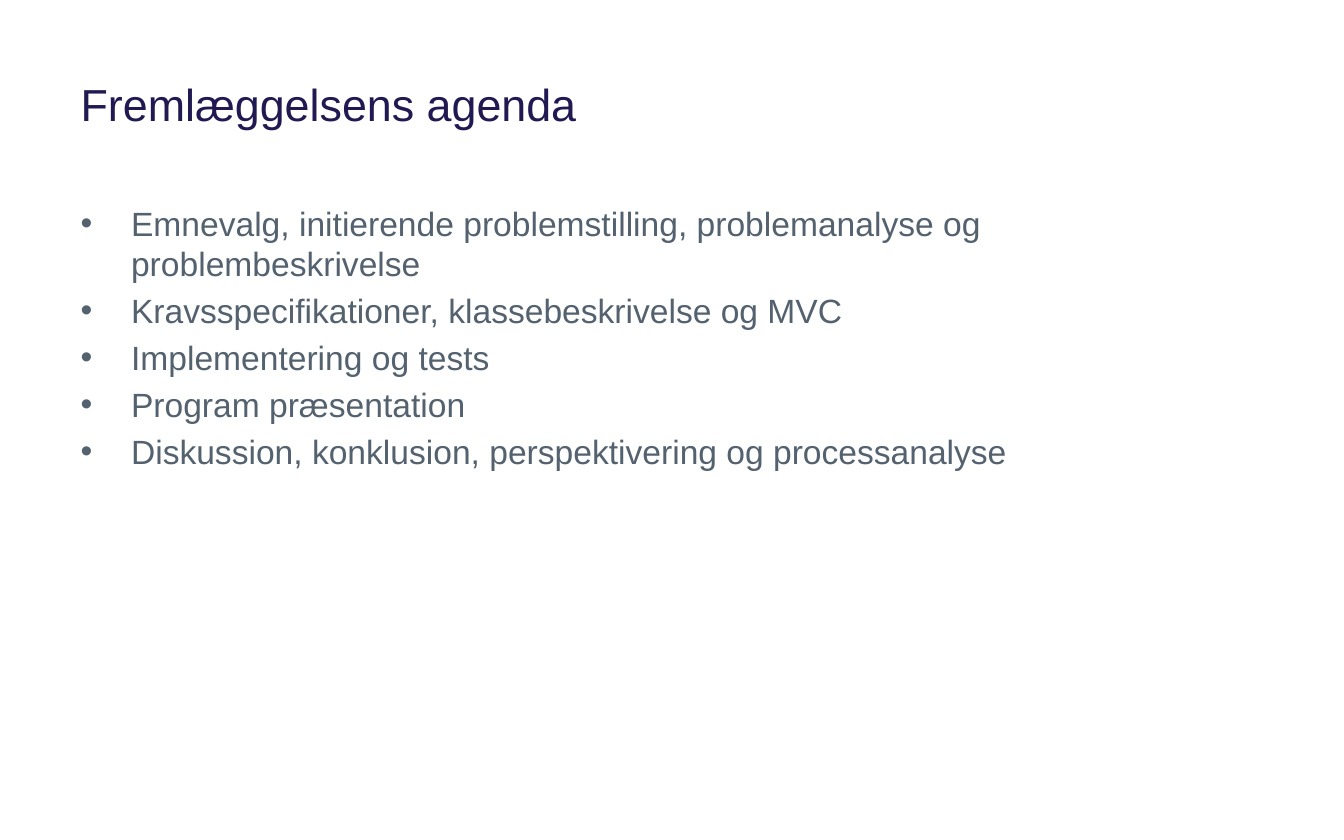
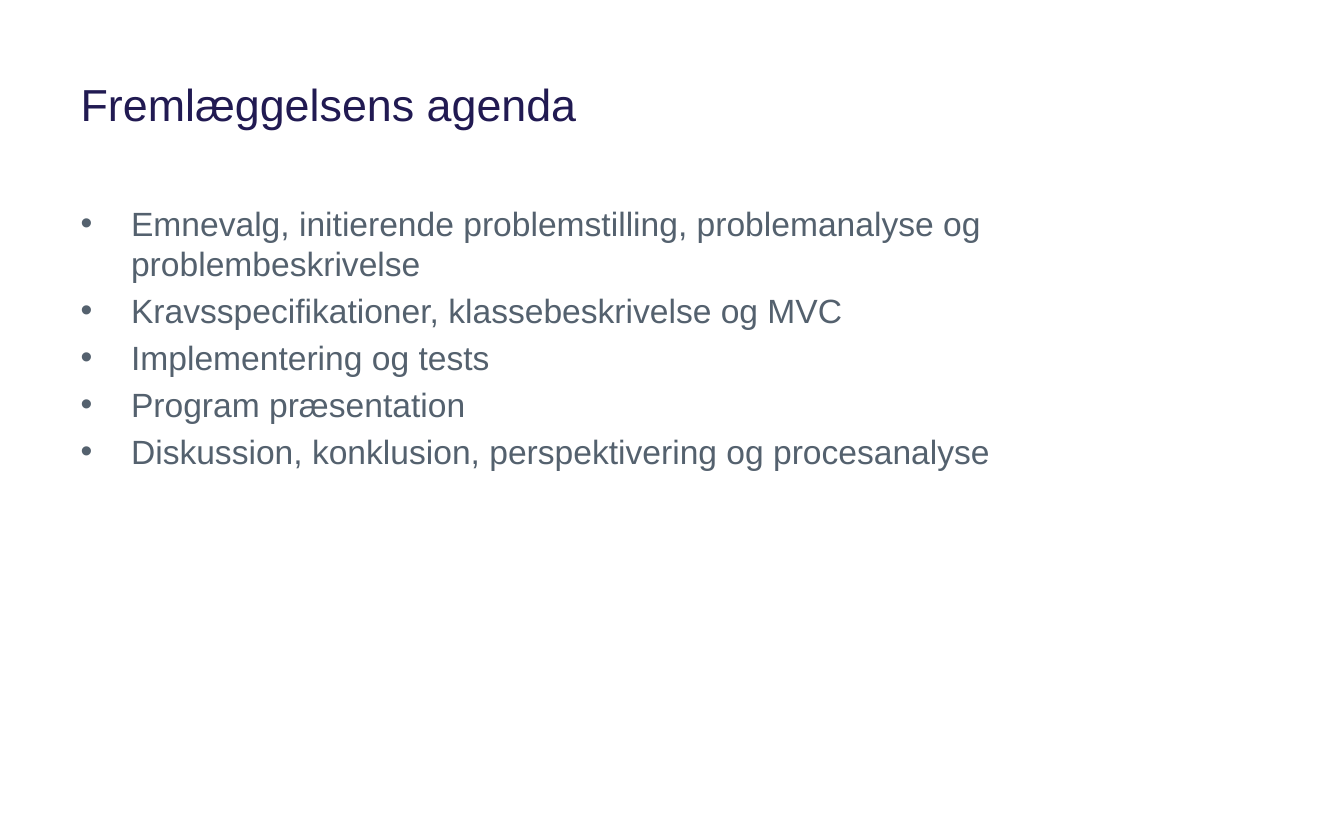
Before and after one commit to Haurum/P2, a slide deck: slide 2 of PP OT.pptx. Drawn at 1344x840 pixels with LibreOffice and Linux fonts; fonts in the diff are those of the drawing; background and template pictures are left out. Boxes give left, top, right and bottom in pixels: in the first picture for what was removed or moved away, otherwise in the second. Text is boxed around its words. In the diff, an @@ line names an element or a change of style, - is before the commit and + after.

```diff
--- a/PP OT.pptx
+++ b/PP OT.pptx
@@ text at bbox=[131, 439, 990, 470]: text changed @@
-• Diskussion, konklusion, perspektivering og processanalyse
+• Diskussion, konklusion, perspektivering og procesanalyse
```
Also in this commit, not shown: 6 other slides changed, 3 other files.
